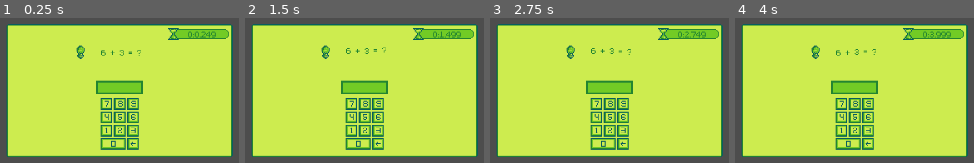
Above: before the commit, frames 1-4 (left to right).
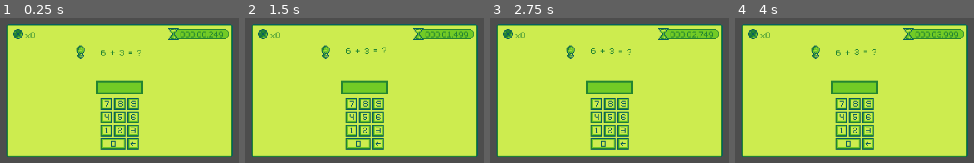
Above: after the commit, the same moments.

Repository: Matheuspimentell/Math-Hero
Game: Godot game, scene res://levels/time attack/time_attack.tscn
Two runs of this game, one before a commit and one after it. Both use one fixed random seed, a clock stepped at 60 frames per second and the inputs below. This scene is started directly instead of the project's main scene.
Inputs:
- Up to frame 1 (0.25 s): no input
- Up to frame 2 (1.5 s): tap Enter (accept) at 0.5, 0.6, 1.25, 1.35 s; hold D (move_right) from 0.53 s (still down); tap Space (jump) at 0.77 s
- Up to frame 3 (2.75 s): tap Space (jump) at 1.52 s; tap Enter (accept) at 2, 2.3 s; release D (move_right) at 2.03 s; hold A (move_left) from 2.03 s (still down); tap Keypad 0 (number0) at 2.1 s
- Up to frame 4 (4 s): keep holding A (move_left); tap Enter (accept) at 2.75, 3.05, 3.5, 3.8 s; tap Keypad 1 (number1) at 2.85 s; tap Space (jump) at 3.02, 3.77 s; tap Keypad 2 (number2) at 3.6 s

The runs differ from the first frame. In frame 1, 0.8% of the frame differs, in the area x 5-94%, y 7-15%; in frame 2, 0.8%; in frame 3, 0.8%; in frame 4, 0.8%.

Commit message:
Fix: Fixed chronometer visual bug
Also added new error ui art, made some positioning changes to UI

Diff:
--- a/levels/scripts/password_screen.gd
+++ b/levels/scripts/password_screen.gd
@@ -18,7 +18,7 @@
 	for key in numpadKeys:
 		numpad[key.name] = key
 
-	operations = sumGenerator.gen_one_digit_restricted(5)
+	operations = sumGenerator.gen_one_digit_restricted(2)
 	print(operations)
 	self._change_question_text('%s + %s = ?' % [operations[_currentOp].a, operations[_currentOp].b])
 
@@ -66,15 +66,15 @@
 func _generate_next_level():
 	match _currentLevel:
 		0:
-			operations.append_array(sumGenerator.gen_one_digit_unrestricted(5))
+			operations.append_array(sumGenerator.gen_one_digit_unrestricted(2))
 		1:
-			operations.append_array(sumGenerator.gen_two_digit_restricted(5))
+			operations.append_array(sumGenerator.gen_two_digit_restricted(2))
 		2:
-			operations.append_array(sumGenerator.gen_two_digit_unrestricted(5))
+			operations.append_array(sumGenerator.gen_two_digit_unrestricted(2))
 		3:
-			operations.append_array(sumGenerator.gen_three_digit_restricted(5))
+			operations.append_array(sumGenerator.gen_three_digit_restricted(2))
 		4:
-			operations.append_array(sumGenerator.gen_three_digit_unrestricted(5))
+			operations.append_array(sumGenerator.gen_three_digit_unrestricted(2))
 		_:
 			print('No more levels to generate')
 			return
--- a/levels/time attack/password_screen.tscn
+++ b/levels/time attack/password_screen.tscn
@@ -13,6 +13,7 @@
 [ext_resource type="AudioStream" uid="uid://b5igkc5vmok0q" path="res://audio/error.wav" id="10_nmb1b"]
 [ext_resource type="Texture2D" uid="uid://dueyywkq4ggdq" path="res://media/art/TileSet/timer.png" id="12_nb35o"]
 [ext_resource type="Script" path="res://models/timer.gd" id="13_2y12n"]
+[ext_resource type="Texture2D" uid="uid://vjnlnh53dlg7" path="res://media/art/TileSet/error-ui.png" id="14_d6nv0"]
 
 [sub_resource type="AtlasTexture" id="AtlasTexture_a7ojs"]
 atlas = ExtResource("3_v12f2")
@@ -596,4 +597,17 @@
 [node name="Label" type="Label" parent="timer/CenterContainer"]
 layout_mode = 2
 theme = ExtResource("4_ybfpn")
-text = "00:00.000"
+text = "000:00.000"
+
+[node name="error_counter" type="Sprite2D" parent="."]
+position = Vector2(-122, -68)
+texture = ExtResource("14_d6nv0")
+
+[node name="Label" type="Label" parent="error_counter"]
+offset_left = 9.0
+offset_top = -6.0
+offset_right = 41.0
+offset_bottom = 7.0
+theme = ExtResource("4_ybfpn")
+text = "x0"
+vertical_alignment = 1
--- a/models/timer.gd
+++ b/models/timer.gd
@@ -9,11 +9,11 @@
 # Use a signal from password screen to stop timer and get elapsed time similarly to the function below
 func _input(_event):
 	if Input.is_action_just_pressed('accept'):
-		print("%0.2d:%0.2d.%0.3d" % [fmod(current_time,3600)/60,fmod(current_time,60),fmod(current_time,1)*1000])
+		print("%03d:%02d.%03d" % [fmod(current_time,3600)/60,fmod(current_time,60),fmod(current_time,1)*1000])
 
 func _process(delta):
 	current_time += delta
 	var ms = fmod(current_time, 1) * 1000
 	var sec = fmod(current_time, 60)
 	var minutes = fmod(current_time, 3600) / 60
-	timer_label.text = "%0.2d:%0.2d.%0.3d" % [minutes, sec, ms]
+	timer_label.text = "%03d:%02d.%03d" % [minutes, sec, ms]
Not shown: 1 places in levels/time attack/password_screen.tscn that only renumber resources
Binary file added: media/art/TileSet/error-ui.aseprite
Binary file added: media/art/TileSet/error-ui.png
